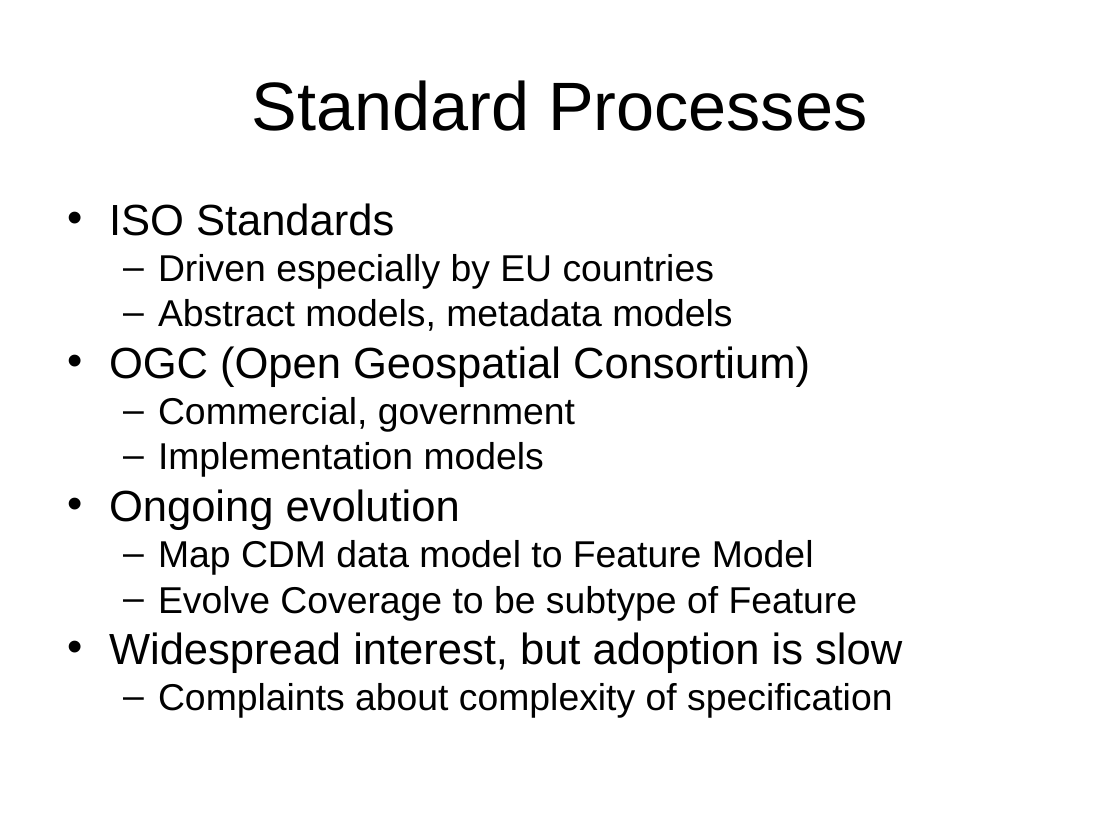
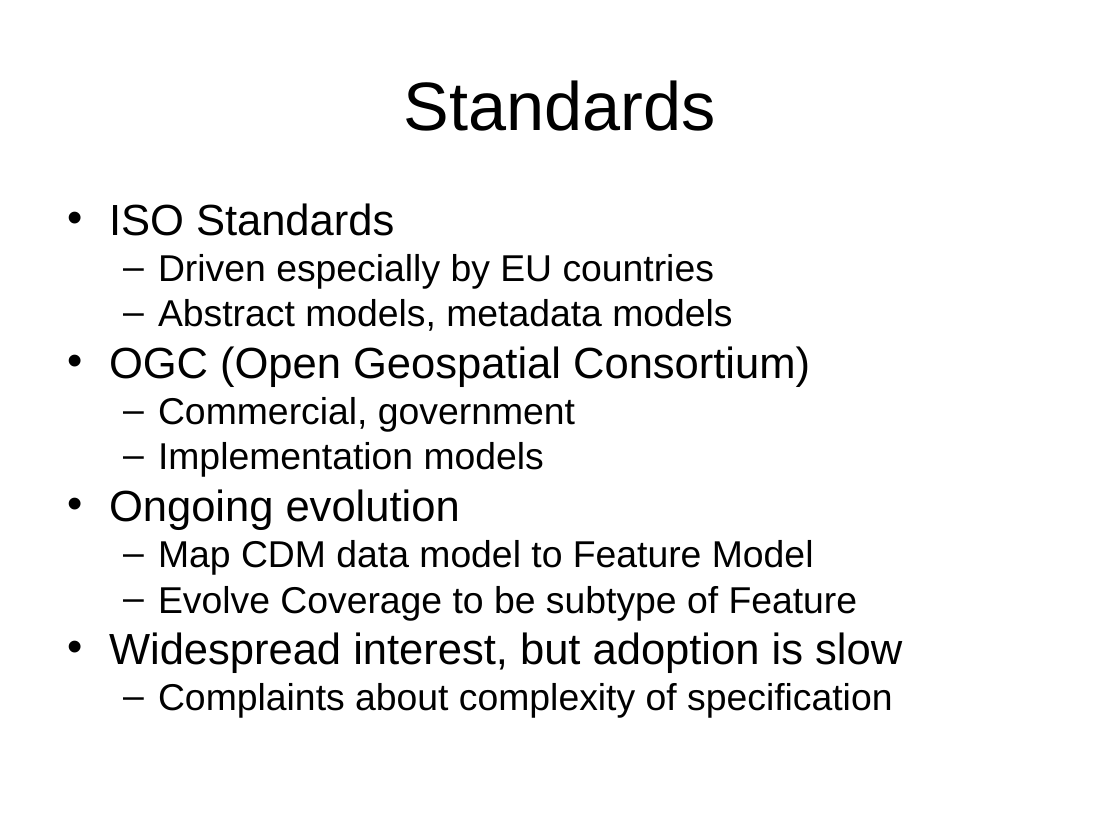
Before and after one commit to ooici-eoi/THREDDS, a slide deck: slide 10 of docs/web/thredds/tech/tutorial/TDSOverview.ppt (slide 9 before the commit). Drawn at 1120x840 pixels with LibreOffice and Linux fonts; fonts in the diff are those of the drawing; background and template pictures are left out. Boxes give left, top, right and bottom in pixels: in the first picture for what was removed or moved away, otherwise in the second. Text is boxed around its words. In the diff, an @@ line names an element or a change of style, - is before the commit and + after.

```diff
--- a/docs/web/thredds/tech/tutorial/TDSOverview.ppt
+++ b/docs/web/thredds/tech/tutorial/TDSOverview.ppt
@@ title at [404, 80, 716, 131]: text changed @@
-Standard Processes
+Standards
```
Also in this commit, not shown: 1 slide added, 2 other files.
